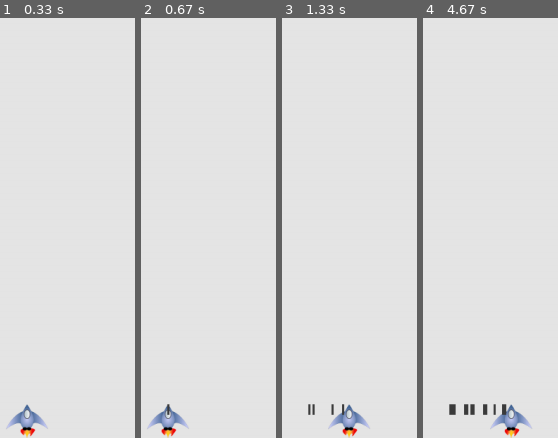
Above: before the commit, frames 1-4 (left to right).
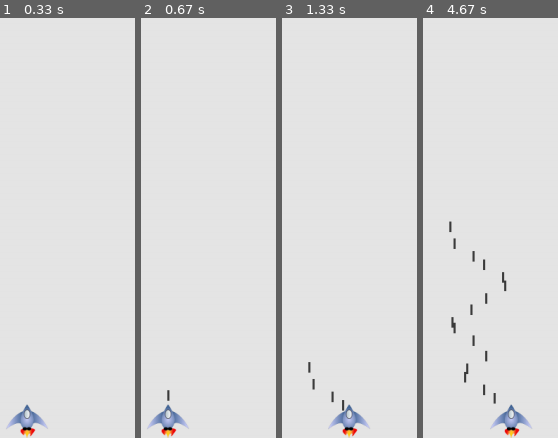
Above: after the commit, the same moments.

Repository: rickyeescobar/Pygame_project
Game: pygame game, started from alien_invasion.py
Two runs of this game, one before a commit and one after it. Both use one fixed random seed, a clock stepped at 60 frames per second and the inputs below.
Inputs:
- Up to frame 1 (0.33 s): no input
- Up to frame 2 (0.67 s): tap Space at 0.33 s
- Up to frame 3 (1.33 s): hold Right 0.67-1.13 s; tap Space at 0.73, 1.03, 1.23 s; hold Right from 1.17 s (still down)
- Up to frame 4 (4.67 s): tap Space at 1.53, 1.73, 2.03, 2.3, 2.6, 2.73, 3.03, 3.4, 3.7, 3.9, 4.2, 4.4 s; release Right at 1.63 s; hold Left 1.67-2.2 s; hold Left 2.23-2.63 s; hold Right 2.67-3.3 s; hold Left 3.33-3.8 s; hold Right 3.83-4.3 s; hold Right from 4.33 s (still down)

Frame 1 is identical in both runs. In frame 2, 0.1% of the frame differs, in the area x 19-22%, y 88-95%; in frame 3, 0.4%; in frame 4, 1.5%, in the area x 19-63%, y 48-95%.

Commit message:
fixed missing bullet code (update postitions)

Diff:
--- a/bullet.py
+++ b/bullet.py
@@ -20,8 +20,11 @@
         self.y = float(self.rect.y)
 
     def update(self):
-        """Draw the bullet to the screen."""
-        pygame.draw.rect(self.screen, self.color, self.rect)
+        """move the bullet up the screen."""
+        # Update the decimal position of the bullet.
+        self.y -= self.settings.bullet_speed
+        # Update the rect position.
+        self.rect.y = self.y
 
     def draw_bullet(self):
         """Draw the bullet to the screen."""
